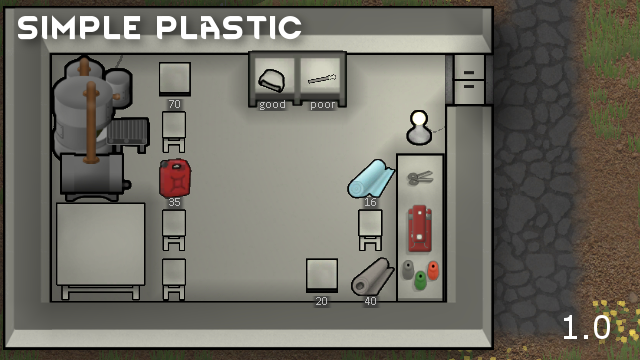
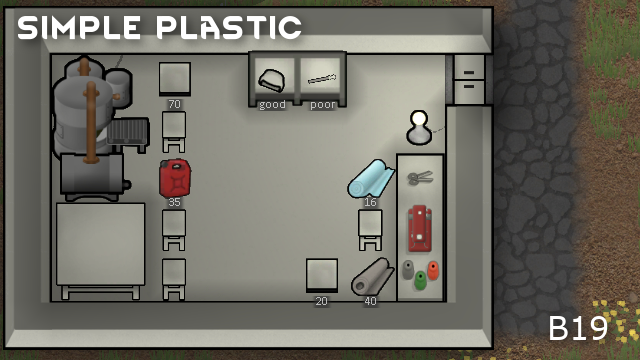
The second 640 × 360 image is a revision of the first. Changes to its layers:
added layer "VerB19 copy" above "Clipboard" over [547, 313, 622, 351]
hid "Clipboard" over [557, 313, 622, 351]
